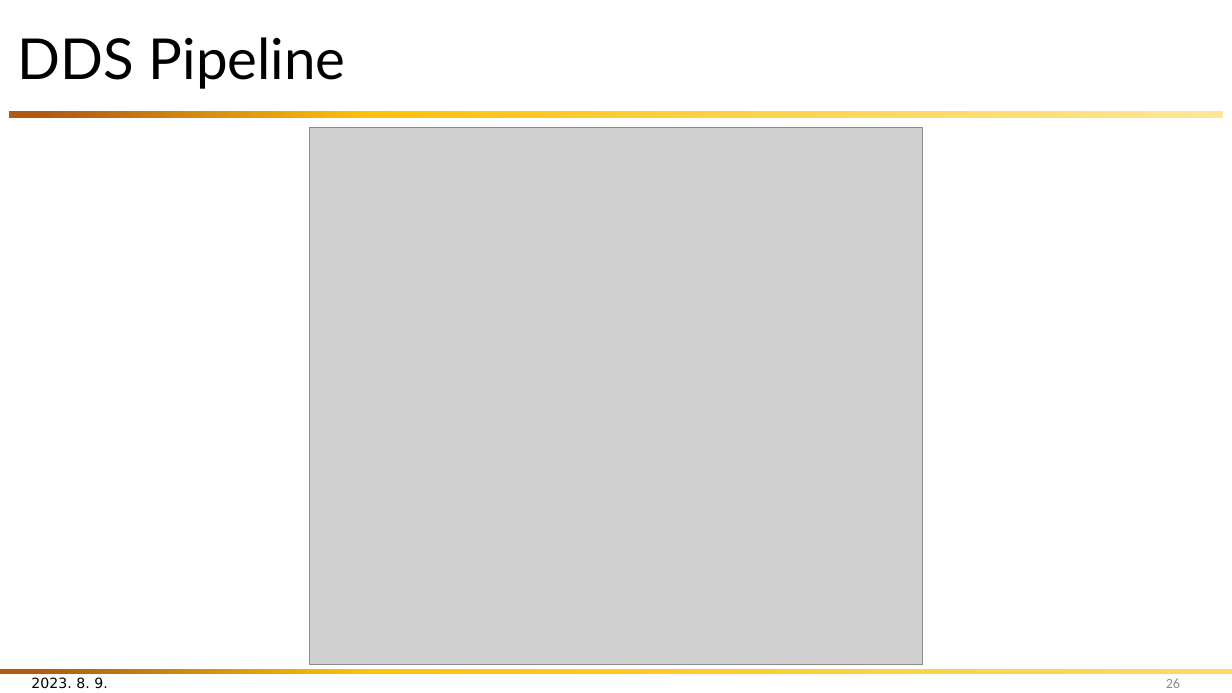
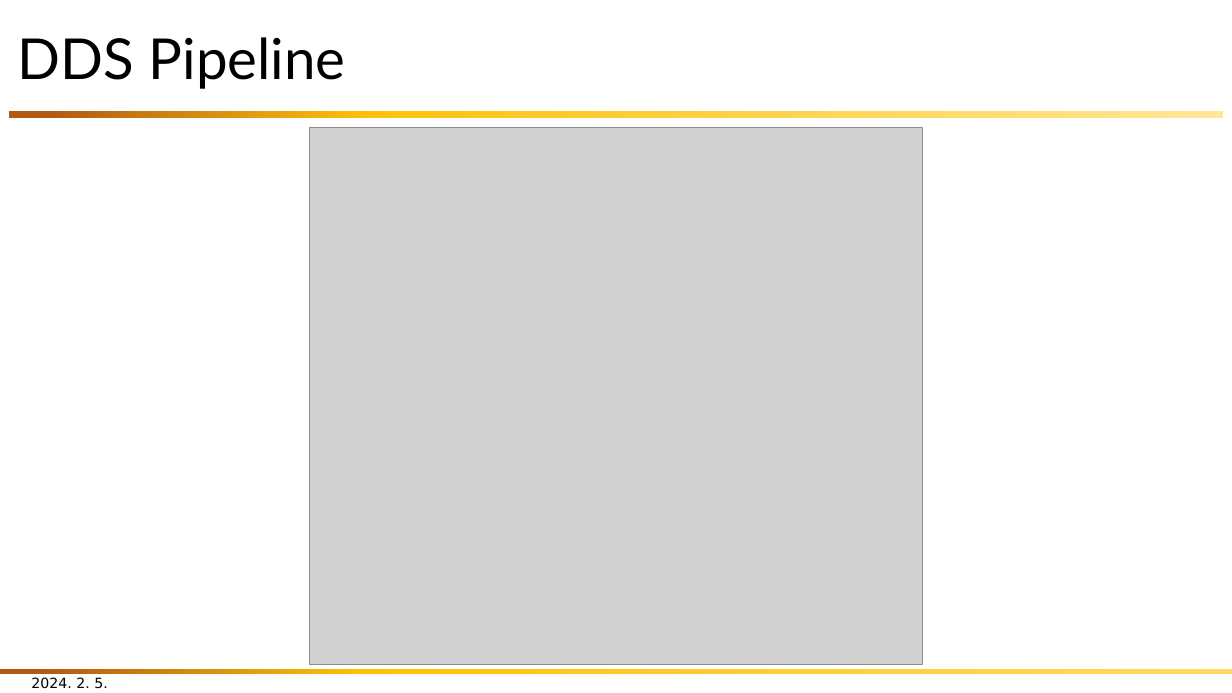
Before and after one commit to snu-quiqcl/Vivado_prj_manager, a slide deck: slide 26 of Document/PPT/LabSeminar/20240202/20240202_RFSoC_LabSeminar.pptx. Drawn at 1232x693 pixels with LibreOffice and Linux fonts; fonts in the diff are those of the drawing; grey boxes stand for pictures. Boxes give left, top, right and bottom in pixels: in the first picture for what was removed or moved away, otherwise in the second. Text is boxed around its words. In the diff, an @@ line names an element or a change of style, - is before the commit and + after.

```diff
--- a/Document/PPT/LabSeminar/20240202/20240202_RFSoC_LabSeminar.pptx
+++ b/Document/PPT/LabSeminar/20240202/20240202_RFSoC_LabSeminar.pptx
@@ text at (31,677,107,689): text changed @@
-2023. 8. 9.
+2024. 2. 5.
@@ page number removed at (1166,678,1180,688) @@
-26
```
Also in this commit, not shown: 33 other slides changed, 13 slides added, 2 slides removed, 19 other files.
